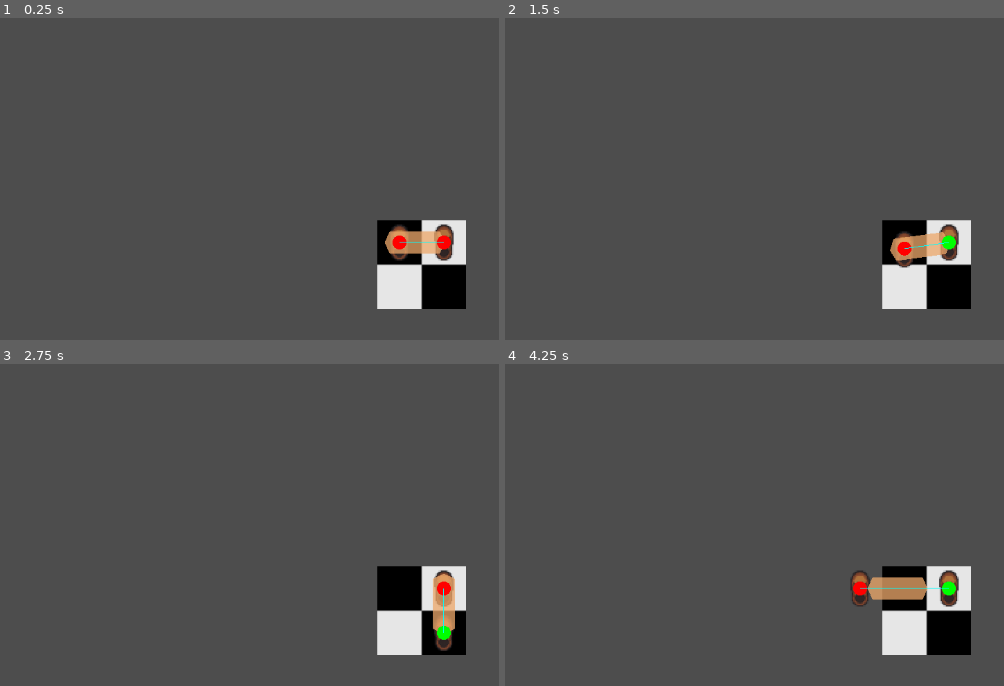
Above: before the commit, frames 1-4 (two rows, left to right).
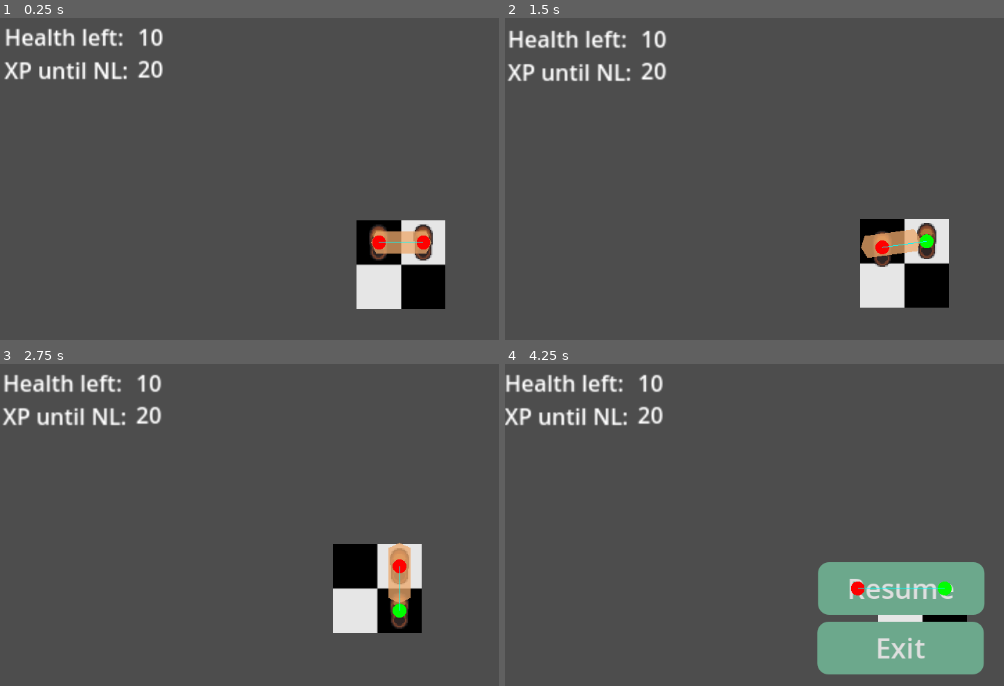
Above: after the commit, the same moments.

Repository: Meatplanter/Kelp_44
Game: Godot game, scene res://rogue_b.tscn
The game is run twice, just before and just after one commit, with the same random seed, the same clock (stepped at 60 frames per second) and the same inputs. This scene is started directly instead of the project's main scene.
Inputs:
- Up to frame 1 (0.25 s): no input
- Up to frame 2 (1.5 s): tap Enter at 0.5 s; hold D (LS_move_right) 0.53-1.28 s; hold Shift (TargettingMode) 0.53-1.28 s; tap Space (Space) at 1.25 s; hold X (LS_move_down) from 1.28 s (still down); tap M (ChangeMode) at 1.35 s
- Up to frame 3 (2.75 s): tap Shift (TargettingMode) at 1.55, 2.3 s; release X (LS_move_down) at 2.03 s; hold D (LS_move_right) from 2.03 s (still down); hold Space (Space) from 2.03 s (still down)
- Up to frame 4 (4.25 s): release D (LS_move_right) at 2.78 s; release Space (Space) at 2.78 s; hold Q (LS_move_leftup) 2.78-3.53 s; tap Shift (TargettingMode) at 2.85 s; hold A (LS_move_left) from 3.53 s (still down); hold Shift (TargettingMode) from 3.53 s (still down); tap 1 at 3.6 s; tap Escape (Esc) at 4.15 s

The runs differ from the first frame. In frame 1, 6.0% of the frame differs, in the area x 0-94%, y 3-91%; in frame 2, 6.4%; in frame 3, 9.4%; in frame 4, 12%, in the area x 0-97%, y 3-97%.

Commit message:
Movement cont, time for camera

Diff:
--- /dev/null
+++ b/camera_2d_new.gd
@@ -0,0 +1,76 @@
+extends Camera2D
+
+var lastRotationAngle = Movement.cumulativeAngle
+
+#var normal_zoom := Vector2(2,2)
+#
+#func targetting_mode(a: Vector2, b: Vector2):
+	#var newFocus = (Vector2(EnemyManager.maxX,EnemyManager.maxY)+Vector2(EnemyManager.minX,EnemyManager.minY))*0.5
+	#global_position = newFocus
+	#
+	#var rect = Rect2(Vector2(EnemyManager.minX,EnemyManager.minY),Vector2.ZERO)
+	#rect = rect.expand(Vector2(EnemyManager.maxX,EnemyManager.maxY))
+		#
+	#var viewport_size = get_viewport_rect().size / normal_zoom
+	#
+	#var scale_x = rect.size.x / viewport_size.x
+	#var scale_y = rect.size.y / viewport_size.y
+	#
+	#var scale = max(scale_x, scale_y)
+	##because of the width/height resolution difference, it didn't work in other camera states. Now it sort of works, I have no idea why.
+	#if Global.cameraState == 0 or Global.cameraState == 2:
+		#zoom = normal_zoom / max(scale,1.0)
+	#else:
+		#zoom = normal_zoom / max(scale*1.78,1.0)
+	#elif Global.cameraState == 1 or Global.cameraState == 3:
+		#if scale > 1:
+			#zoom = normal_zoom / max(scale,1.0) / 1.78
+		#elif scale > 0.7:
+			#zoom = normal_zoom / max(scale,1.0) / 1.4
+		#else:
+			#zoom = normal_zoom / max(scale,1.0)
+
+func rotate_camera(right: bool):
+
+	lastRotationAngle = Movement.cumulativeAngle
+
+func _ready():
+	lastRotationAngle = Movement.cumulativeAngle
+
+func _process(delta):
+	self.global_position = Movement.midpoint
+	#normalizing vector for camera states
+	if Global.cameraState == 0:
+		Global.VecRight = Vector2.RIGHT
+		Global.VecLeft = Vector2.LEFT
+		Global.VecUp = Vector2.UP
+		Global.VecDown = Vector2.DOWN
+	elif Global.cameraState == 1:
+		Global.VecRight = Vector2.DOWN
+		Global.VecLeft = Vector2.UP
+		Global.VecUp = Vector2.RIGHT
+		Global.VecDown = Vector2.LEFT
+	elif Global.cameraState == 2:
+		Global.VecRight = Vector2.LEFT
+		Global.VecLeft = Vector2.RIGHT
+		Global.VecUp = Vector2.DOWN
+		Global.VecDown = Vector2.UP
+	elif Global.cameraState == 3:
+		Global.VecRight = Vector2.UP
+		Global.VecLeft = Vector2.DOWN
+		Global.VecUp = Vector2.LEFT
+		Global.VecDown = Vector2.RIGHT
+
+func _input(event: InputEvent) -> void:
+	if event.is_action_pressed("Esc"):
+		get_tree().paused = true
+		$"Pause menu".show()
+
+	#if Input.is_action_pressed("TargettingMode"):
+		#targetting_mode(Vector2(EnemyManager.minX,EnemyManager.minY),Vector2(EnemyManager.maxX,EnemyManager.maxY))
+		#Global.targettingMode = true
+		#Global.gameSpeed = 0.001
+	#else:
+		#zoom = normal_zoom
+		#global_position = Global.midpoint
+		#Global.targettingMode = false
--- a/movement.gd
+++ b/movement.gd
@@ -42,10 +42,8 @@
 var CurrPosRight = Vector2(32,0)
 var midpoint = Vector2(16,0)
 var focus = Vector2(16,-512)
-var orientation
+var orientation = Vector2.UP
 
-var vecBefore = Vector2.ZERO
-var vecAfter = Vector2.ZERO
 var cumulativeAngle = 0
 
 #func can_move(dir: Vector2) -> bool:
--- a/rogue_b.gd
+++ b/rogue_b.gd
@@ -2,6 +2,9 @@
 
 var moveCooldown = false
 var hasMoved = false
+
+var vecBefore = Vector2.ZERO
+var vecAfter = Vector2.ZERO
 
 #other shoe based on current
 func other_shoe(body: Node2D):
@@ -91,7 +94,6 @@
 #movement
 func move(body:Node2D, dir: Vector2):
 	if can_move(body,dir) == true:
-		Movement.vecBefore = Movement.orientation
 
 		#establish weight distribution, esp. first step
 		if hasMoved == false and is_weighted(body) == true:
@@ -125,30 +127,38 @@
 
 	Movement.orientation = (Movement.focus - Movement.midpoint).normalized()
 
+#Move hips in line with shoes
 func shift_abdomen():
 	%AbdomenPolygon.global_position = Movement.midpoint
 	%AbdomenPolygon.look_at(Movement.focus)
 	%AbdomenPolygon.rotate(-PI/2)
 
-	if is_weighted(%LeftShoe): %AbdomenPolygon.global_position = %AbdomenPolygon.global_position.move_toward(Movement.midpoint.lerp(Movement.CurrPosLeft,0.8),5)
-	elif is_weighted(%RightShoe): %AbdomenPolygon.global_position = %AbdomenPolygon.global_position.move_toward(Movement.midpoint.lerp(Movement.CurrPosRight,0.8),5)
-	#print((Movement.orientation.normalized().angle_to(Vector2.UP)))
+	if is_weighted(%LeftShoe) and is_weighted(%RightShoe):
+		var tween: Tween
+		tween = create_tween()
+		tween.tween_property(%AbdomenPolygon,"position",Movement.midpoint,Movement.placingWeight)#.set_trans(Movement.styleTween)
+	elif is_weighted(%LeftShoe):
+		var tween: Tween
+		tween = create_tween()
+		tween.tween_property(%AbdomenPolygon,"position",Movement.midpoint.lerp(Movement.CurrPosLeft,0.7),Movement.placingWeight)#.set_trans(Movement.styleTween)
+	elif is_weighted(%RightShoe):
+		var tween: Tween
+		tween = create_tween()
+		tween.tween_property(%AbdomenPolygon,"position",Movement.midpoint.lerp(Movement.CurrPosRight,0.7),Movement.placingWeight)#.set_trans(Movement.styleTween)
 
 
-	#%AbdomenPolygon.rotate(Movement.orientation.normalized().angle_to(Vector2.RIGHT))
-	#var tween: Tween
-	#tween = create_tween()
-	#tween.tween_property(%AbdomenPolygon,"rotation",Movement.cumulativeAngle,0.5)#.set_trans(Movement.styleTween)
+func _ready():
+	vecBefore = Movement.orientation
+	vecAfter = Movement.orientation
 
-	#var target_angle = (Movement.focus - %AbdomenPolygon.global_position).angle()
-	#%AbdomenPolygon.rotation = lerp_angle(rotation, target_angle, delta * 5.0) # 5.0 = rotation speed
 
 func _process(delta):
+	vecBefore = Movement.orientation
 	update_positions()
 	shift_abdomen()
-	#print("Vec before: ",Movement.vecBefore,"Vec after: ",Movement.vecAfter,"difference: ",Movement.vecBefore.angle_to(Movement.vecAfter))
-	print(rad_to_deg(Movement.cumulativeAngle))
-
+	vecAfter = Movement.orientation
+	var diff = vecBefore.angle_to(vecAfter)
+	Movement.cumulativeAngle += diff
 
 
 func _input(event):
@@ -174,5 +184,3 @@
 func _on_movement_cooldown_timeout():
 	moveCooldown = false
 	$MovementCooldown.stop()
-	Movement.vecAfter = Movement.orientation
-	Movement.cumulativeAngle += Movement.vecBefore.angle_to(Movement.vecAfter)
--- a/rogue_b.tscn
+++ b/rogue_b.tscn
@@ -6,6 +6,11 @@
 [ext_resource type="Script" uid="uid://cefdsbs03kmvy" path="res://left_shoe.gd" id="3_bjt74"]
 [ext_resource type="Texture2D" uid="uid://mhadgvm6kalh" path="res://Assets/Shoe.png" id="3_mpt7r"]
 [ext_resource type="Script" uid="uid://c685n3bo15euj" path="res://right_shoe.gd" id="5_7fc62"]
+[ext_resource type="Script" uid="uid://bfrfmnvcxdukh" path="res://camera_2d_new.gd" id="7_y7bk3"]
+[ext_resource type="Script" uid="uid://g7fnkyhbdemq" path="res://hp_left.gd" id="8_e3tf4"]
+[ext_resource type="Script" uid="uid://clxhegpqyijug" path="res://xp_to_level.gd" id="9_m64x7"]
+[ext_resource type="PackedScene" uid="uid://c5nunyagwdk5f" path="res://pause_menu.tscn" id="10_t0gij"]
+[ext_resource type="PackedScene" uid="uid://ct4uhithfj3kk" path="res://level_up_screen.tscn" id="11_qhx67"]
 
 [sub_resource type="CapsuleShape2D" id="CapsuleShape2D_bjt74"]
 radius = 6.0
@@ -50,9 +55,6 @@
 [node name="RightCollision" type="CollisionShape2D" parent="RightShoe"]
 shape = SubResource("CapsuleShape2D_bjt74")
 
-[node name="Camera2D" type="Camera2D" parent="."]
-zoom = Vector2(2, 2)
-
 [node name="MovementCooldown" type="Timer" parent="."]
 
 [node name="AbdomenPolygon" type="Polygon2D" parent="."]
@@ -62,4 +64,59 @@
 color = Color(0.929412, 0.658824, 0.419608, 0.756863)
 polygon = PackedVector2Array(-24, -8, 24, -8, 29, 0, 24, 8, -24, 8, -29, 0)
 
+[node name="Camera2DNew" type="Camera2D" parent="."]
+ignore_rotation = false
+zoom = Vector2(2, 2)
+position_smoothing_enabled = true
+position_smoothing_speed = 10.0
+rotation_smoothing_enabled = true
+rotation_smoothing_speed = 3.0
+script = ExtResource("7_y7bk3")
+
+[node name="LabelHealthLeft" type="Label" parent="Camera2DNew"]
+offset_left = -286.0
+offset_top = -160.0
+offset_right = -234.0
+offset_bottom = -137.0
+text = "Health left:"
+metadata/_edit_use_anchors_ = true
+
+[node name="HPLeft" type="Label" parent="Camera2DNew"]
+offset_left = -190.0
+offset_top = -160.0
+offset_right = -150.0
+offset_bottom = -137.0
+text = "10"
+script = ExtResource("8_e3tf4")
+metadata/_edit_use_anchors_ = true
+
+[node name="LabelXPLeft" type="Label" parent="Camera2DNew"]
+offset_left = -286.0
+offset_top = -136.0
+offset_right = -162.0
+offset_bottom = -113.0
+text = "XP until NL:"
+
+[node name="XPToLevel" type="Label" parent="Camera2DNew"]
+offset_left = -190.0
+offset_top = -137.0
+offset_right = -150.0
+offset_bottom = -114.0
+text = "10"
+script = ExtResource("9_m64x7")
+metadata/_edit_use_anchors_ = true
+
+[node name="Pause menu" parent="Camera2DNew" instance=ExtResource("10_t0gij")]
+visible = false
+z_index = 1
+
+[node name="LevelUpScreen" parent="Camera2DNew" instance=ExtResource("11_qhx67")]
+process_mode = 2
+visible = false
+z_index = 1
+offset_left = -288.0
+offset_top = -161.0
+offset_right = -288.0
+offset_bottom = -161.0
+
 [connection signal="timeout" from="MovementCooldown" to="." method="_on_movement_cooldown_timeout"]
Not shown, added: camera_2d_new.gd.uid
Not shown: 1 places in rogue_b.tscn that only renumber resources
